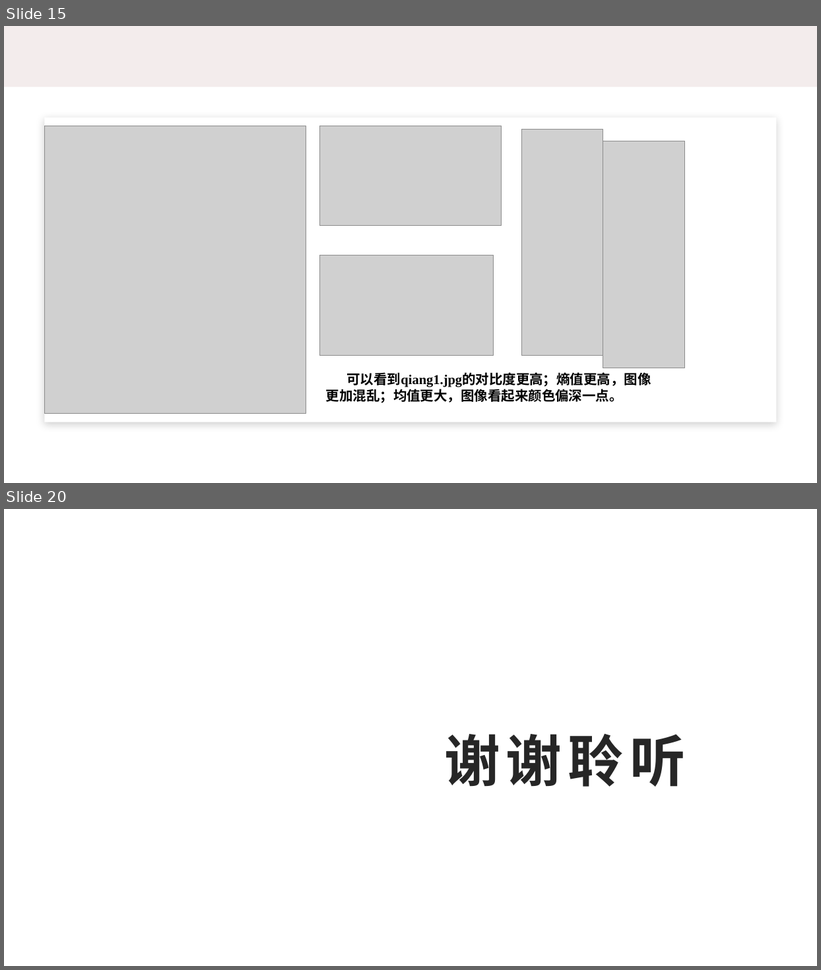
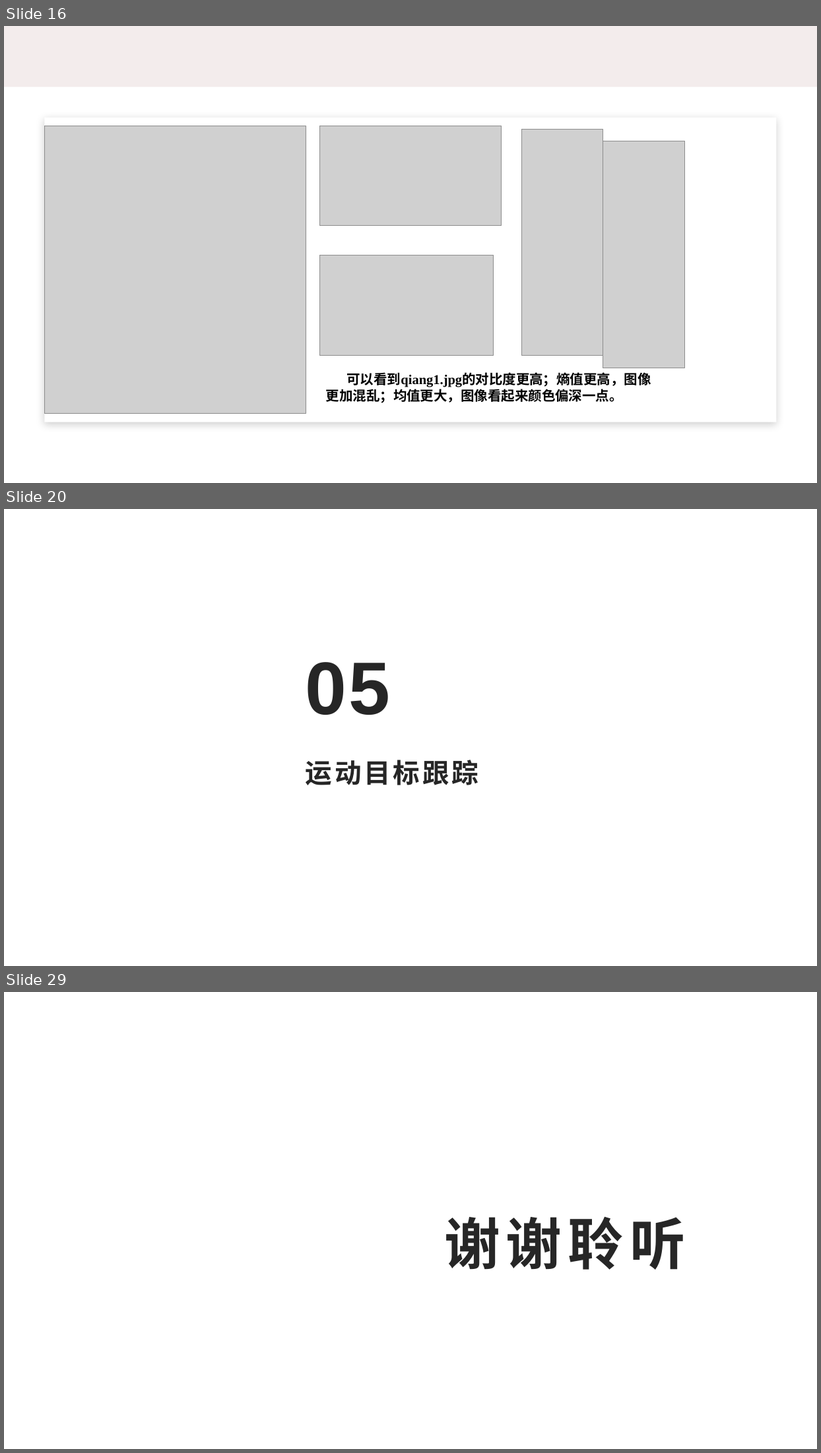
Before and after one commit to Jacky-007/master, a slide deck: 10185102144-董辰尧-09/10185102144-董辰尧-ppt.pptx. Shown one above the other, each under a label of ours: slides 15 and 20 before the commit, slides 16, 20 and 29 after it; the slides between them are not shown. The pictures are 821x970 and 821x1453 pixels, drawn with LibreOffice and Linux fonts; fonts in the diff are those of the drawing; grey boxes stand for pictures; background and template pictures are left out. Boxes give left, top, right and bottom in pixels: in the first picture for what was removed or moved away, otherwise in the second. Text is boxed around its words. In the diff, an @@ line names an element or a change of style, - is before the commit and + after.

```diff
--- a/10185102144-董辰尧-09/10185102144-董辰尧-ppt.pptx
+++ b/10185102144-董辰尧-09/10185102144-董辰尧-ppt.pptx
@@ slide 20 added at bbox=[4, 509, 817, 966], background #FFFFFF @@
@@ text added at bbox=[306, 662, 390, 715], 88 pt, text #262626, bold @@
+05
@@ title added at bbox=[306, 760, 479, 786], 31.6 pt, text #262626, bold @@
+运动目标跟踪
@@ what was slide 15 is now slide 16 @@
@@ what was slide 20 is now slide 29 @@
```
Also in this commit, not shown: 3 slides changed, 10 other slides added, 2 slides removed.
